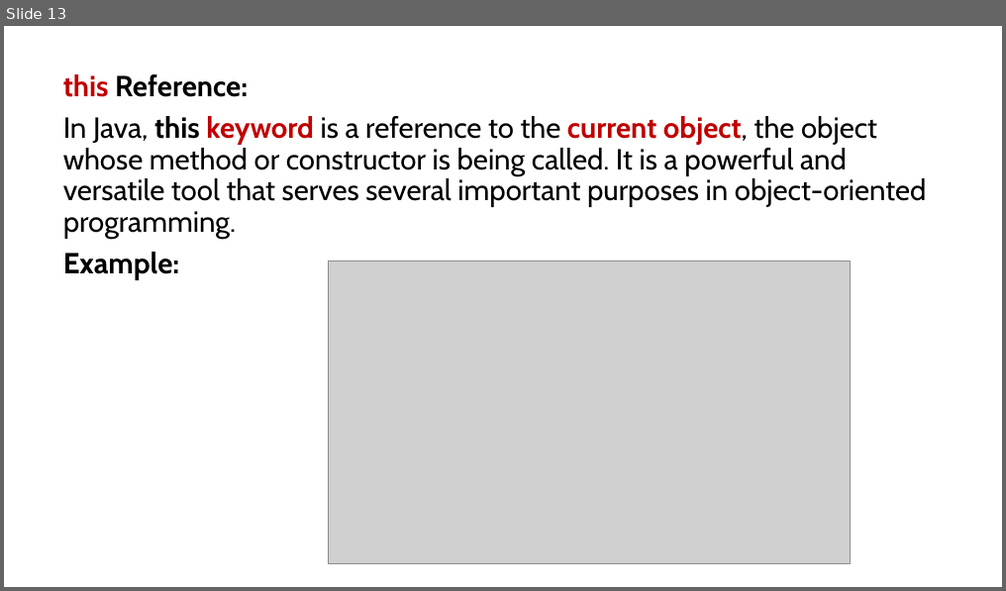
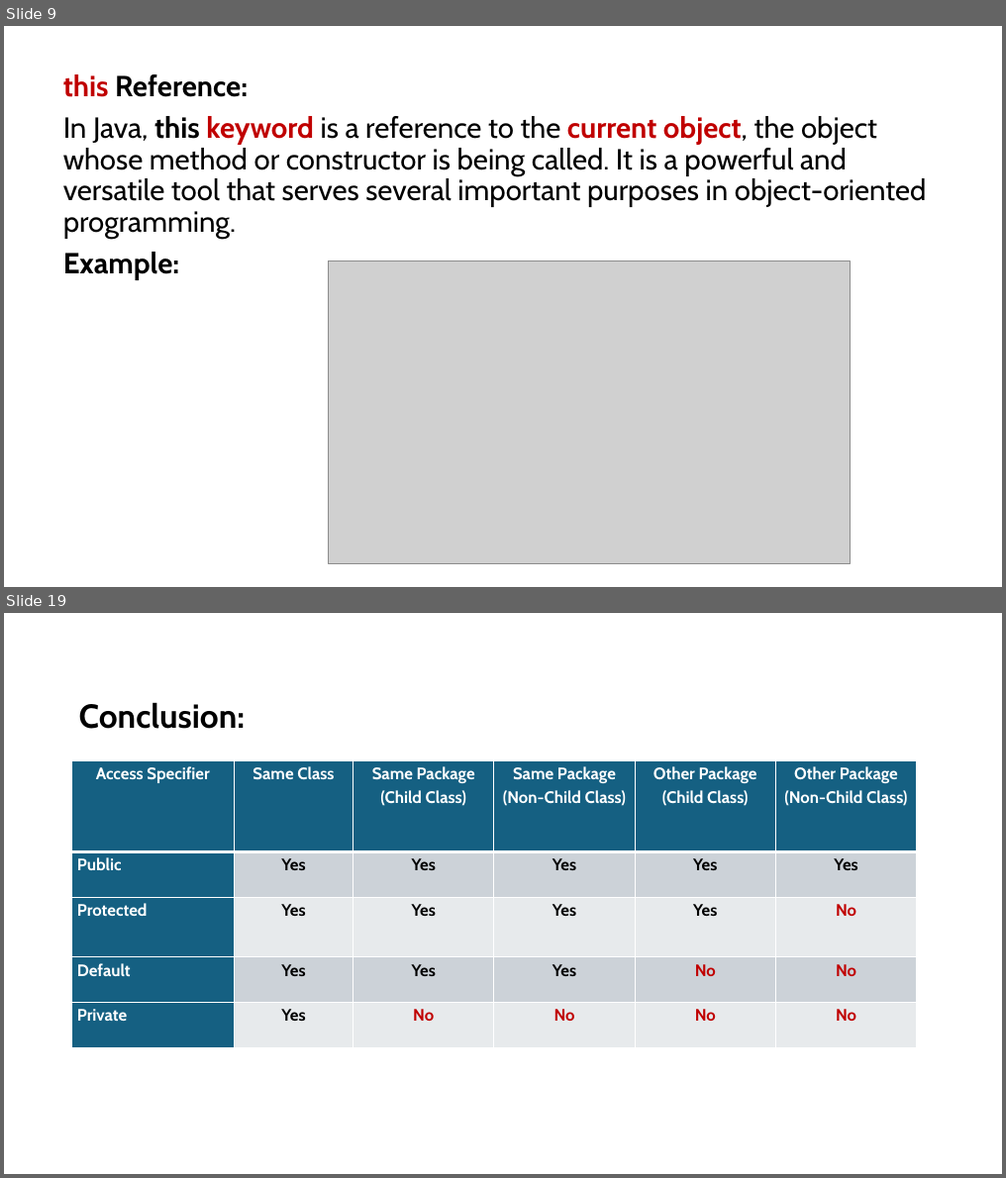
Before and after one commit to PRAMOD-VISHNU-NAIK/MCA-2nd-Sem-Shridevi-College, a slide deck: Theory Class-Notes/Continue.pptx. Shown one above the other, each under a label of ours: slide 13 before the commit, slides 9 and 19 after it; the slides between them are not shown. The pictures are 1006x591 and 1006x1178 pixels, drawn with LibreOffice and Linux fonts; fonts in the diff are those of the drawing; grey boxes stand for pictures. Boxes give left, top, right and bottom in pixels: in the first picture for what was removed or moved away, otherwise in the second. Text is boxed around its words. In the diff, an @@ line names an element or a change of style, - is before the commit and + after.

```diff
--- a/Theory Class-Notes/Continue.pptx
+++ b/Theory Class-Notes/Continue.pptx
@@ slide 19 added at (4, 613, 1002, 1174), background #FFFFFF @@
@@ text added at (79, 702, 245, 729), 32 pt, text #000000, bold @@
+Conclusion:
@@ table added at (71, 761, 916, 1048), 5 rows, 6 columns @@
+Access Specifier | Same Class | Same Package (Child Class) | Same Package (Non-Child Class) | Other Package (Child Class) | Other Package (Non-Child Class)
+Public | Yes | Yes | Yes | Yes | Yes
+Protected | Yes | Yes | Yes | Yes | No
+Default | Yes | Yes | Yes | No | No
+Private | Yes | No | No | No | No
@@ what was slide 13 is now slide 9 @@
```
Also in this commit, not shown: 2 slides changed, 12 other slides added, 5 slides removed.
